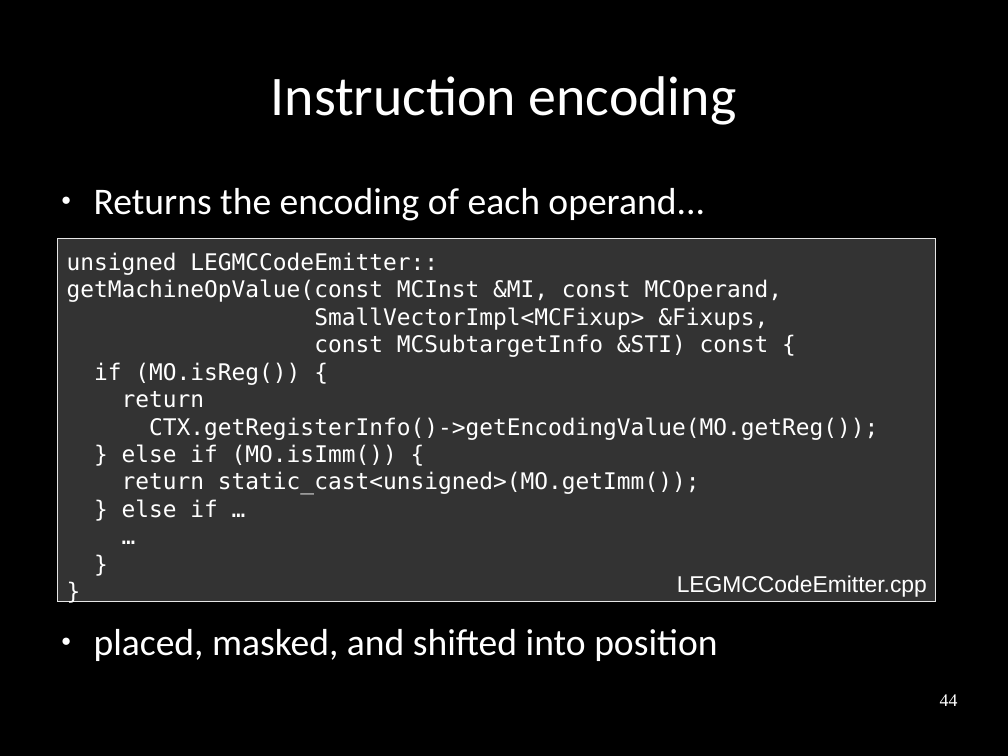
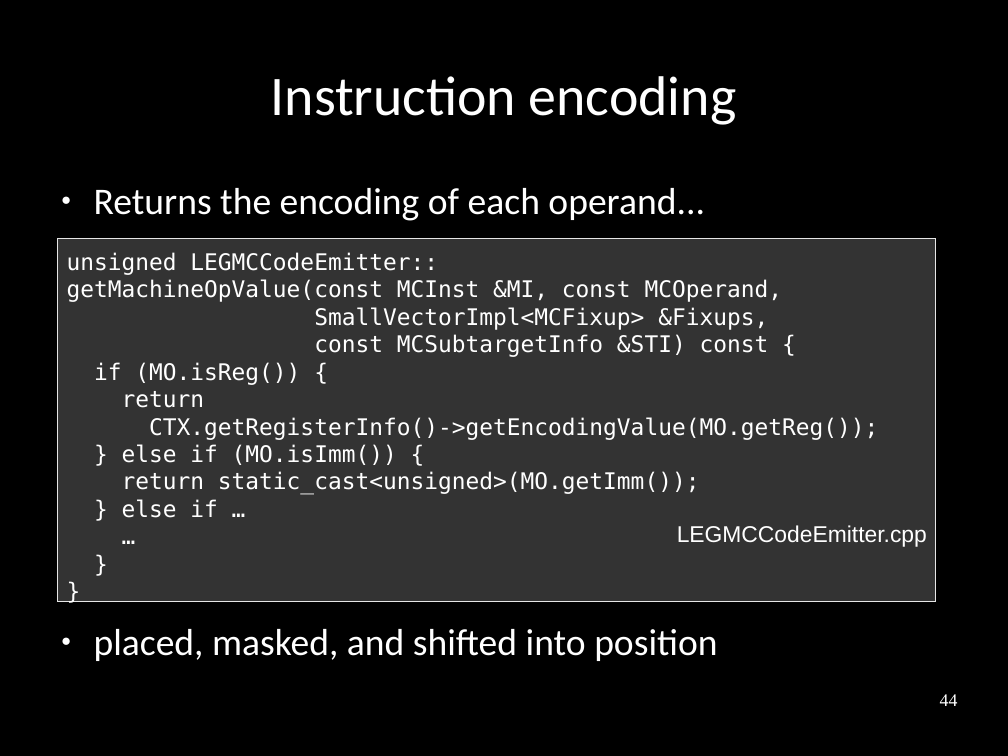
Before and after one commit to frasercrmck/llvm-leg, a slide deck: slide 44 of docs/Codeplay/Slides.odp. Drawn at 1008x756 pixels with LibreOffice and Linux fonts; fonts in the diff are those of the drawing. Boxes give left, top, right and bottom in pixels: in the first picture for what was removed or moved away, otherwise in the second. Text is boxed around its words. In the diff, an @@ line names an element or a change of style, - is before the commit and + after.

Commit message:
Fix layout.

```diff
--- a/docs/Codeplay/Slides.odp
+++ b/docs/Codeplay/Slides.odp
@@ text "LEGMCCodeEmitter.cpp": place and size @@
-text "LEGMCCodeEmitter.cpp" at [677,575,927,597]
+text "LEGMCCodeEmitter.cpp" at [677,525,927,547]
```
Also in this commit, not shown: 24 other slides changed.
